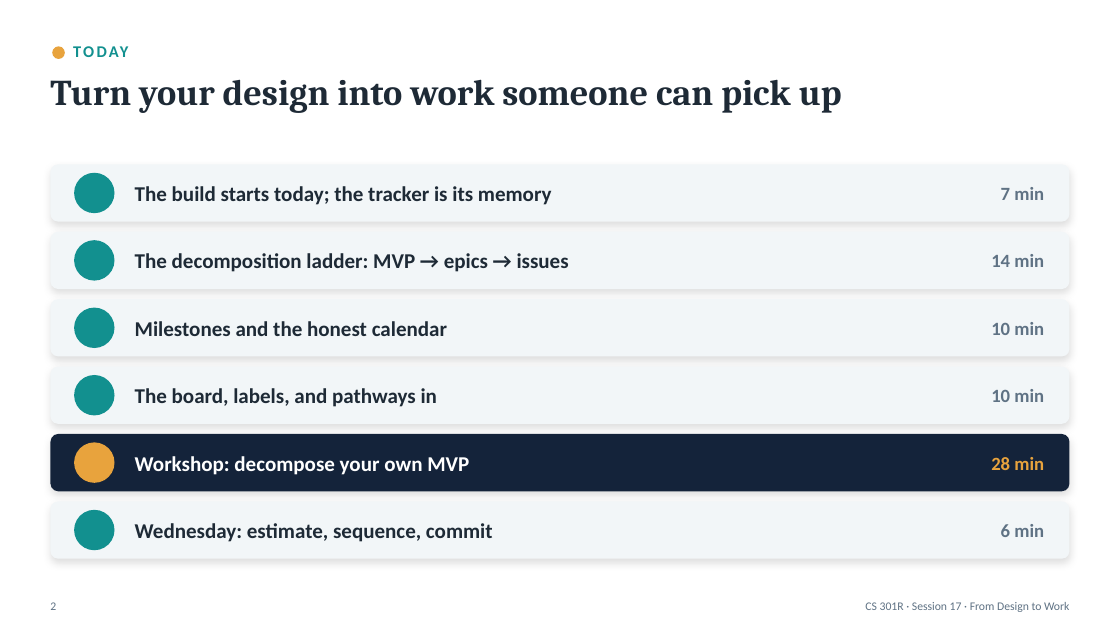
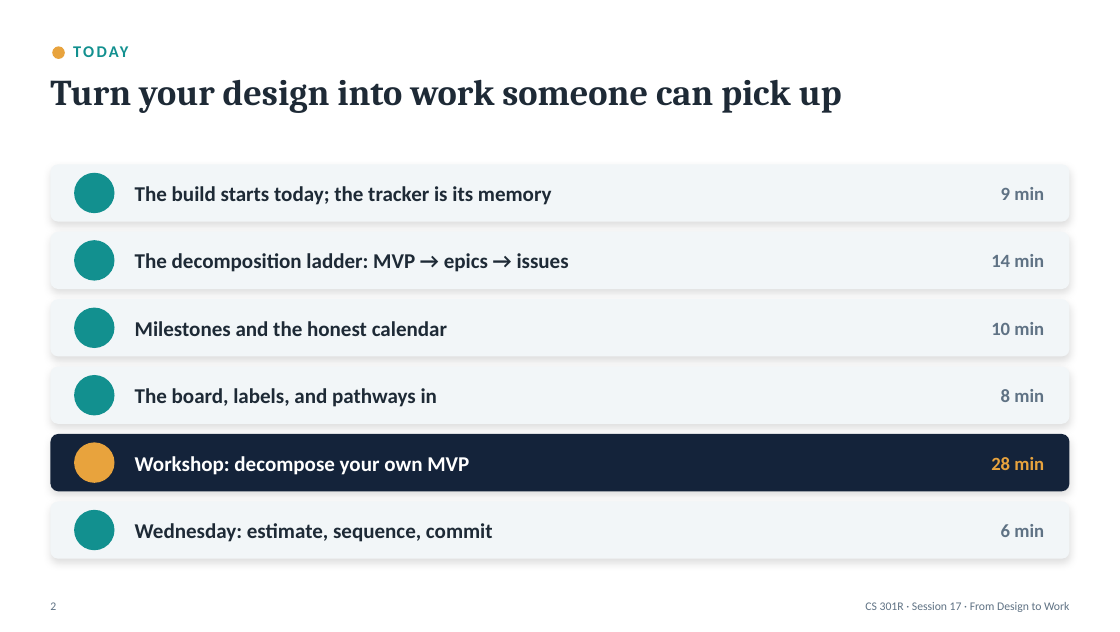
Before and after one commit to BYU-CS-Course-Ops/CS380, a slide deck: slide 2 of canvas_material/lectures/powerpoint/Session17-DesignToWork.pptx. Drawn at 1120x632 pixels with LibreOffice and Linux fonts; fonts in the diff are those of the drawing; background and template pictures are left out. Boxes give left, top, right and bottom in pixels: in the first picture for what was removed or moved away, otherwise in the second. Text is boxed around its words. In the diff, an @@ line names an element or a change of style, - is before the commit and + after.

```diff
--- a/canvas_material/lectures/powerpoint/Session17-DesignToWork.pptx
+++ b/canvas_material/lectures/powerpoint/Session17-DesignToWork.pptx
@@ text at [1001, 187, 1044, 200]: text changed @@
-7 min
+9 min
@@ text at [1001, 389, 1044, 402]: text changed @@
-10 min
+8 min
```
Also in this commit, not shown: 2 other files.
